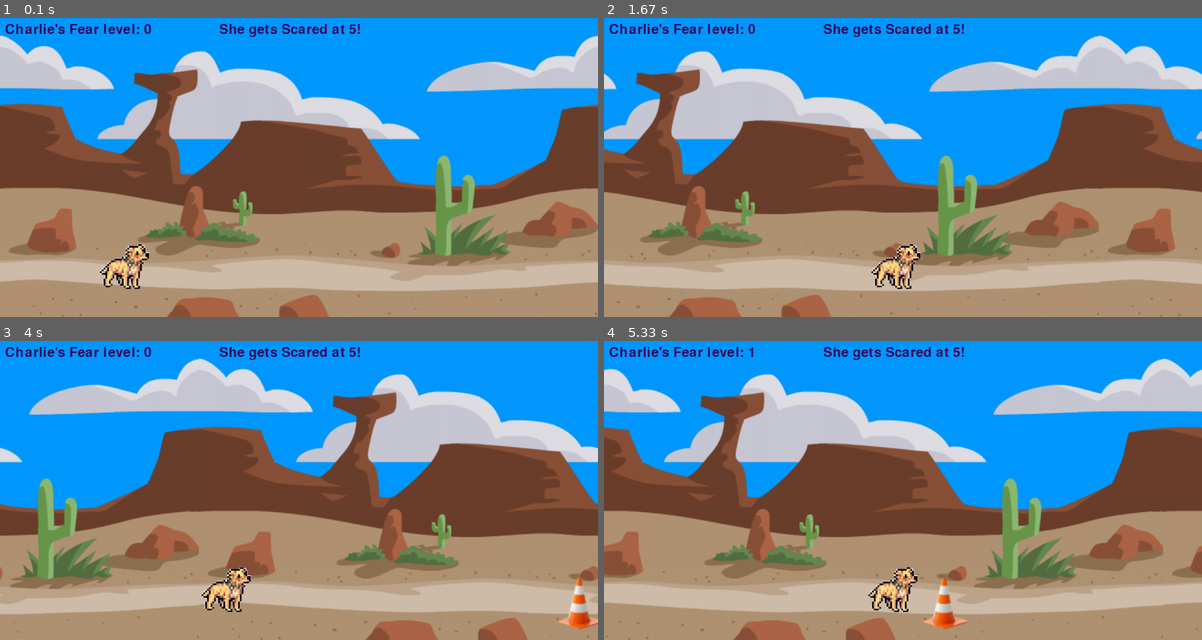
Above: before the commit, frames 1-4 (two rows, left to right).
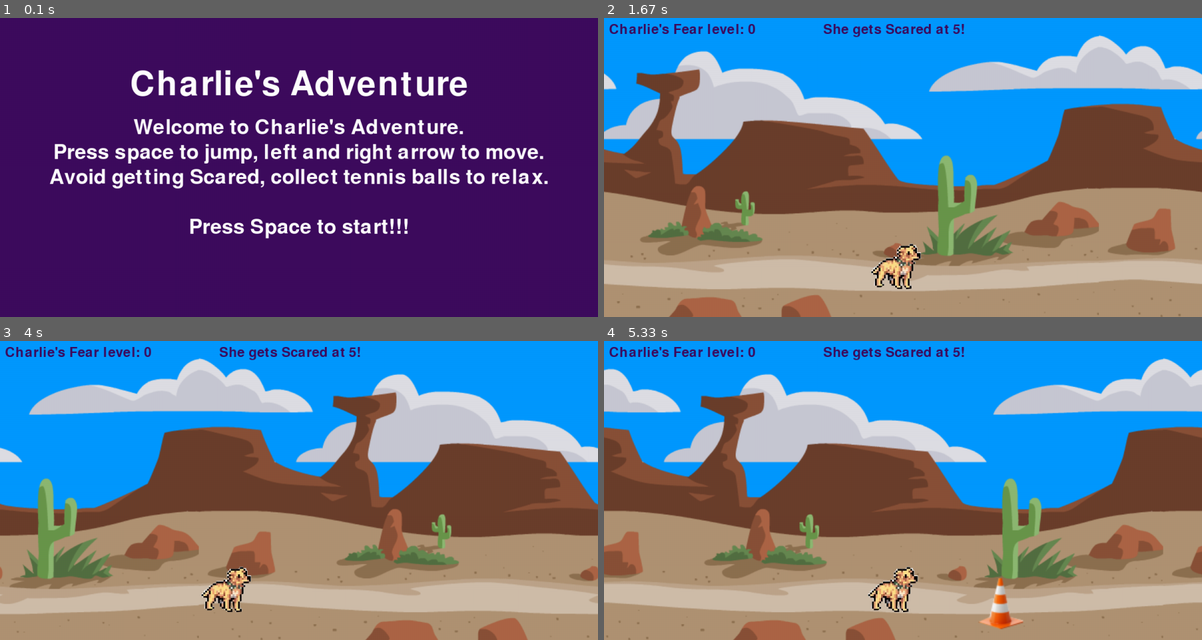
Above: after the commit, the same moments.

Repository: dgunzy/NSCC_PROJECTS
Game: pygame game, started from FinalProjGame/main.py
Same seed, same stepped clock (60 frames per second), same inputs: the game is played once before the commit and once after it.
Inputs:
- Up to frame 1 (0.1 s): no input
- Up to frame 2 (1.67 s): tap Space at 0.33 s; hold Right 0.67-1.13 s; hold Right 1.17-1.63 s
- Up to frame 3 (4 s): hold Left 1.67-2.2 s; hold Left 2.23-2.63 s; hold Right 2.67-3.3 s; hold Left 3.33-3.8 s; hold Right from 3.83 s (still down)
- Up to frame 4 (5.33 s): release Right at 4.3 s; hold Right 4.33-4.8 s; hold Left from 4.83 s (still down)

The runs differ from the first frame. In frame 1, 100% of the frame differs, in the area x 0-100%, y 0-100%; in frame 2, nothing differs; in frame 3, 0.4%; in frame 4, 0.9%.

Commit message:
seperated functions

Diff:
--- a/FinalProjGame/functions.py
+++ b/FinalProjGame/functions.py
@@ -1,22 +1,11 @@
 import pygame as py
 import os as os
-playerposition = py.Rect(200, 450, 100, 90)
-coneposition = py.Rect(1400, 450, 150, 75)
-blenderposition = py.Rect(1400, 420, 150, 75)
-ballposition = py.Rect(1400,200, 60,60)
-pigposition = py.Rect(3000, 450, 200, 128)
-charlie_fear = 0
+import datetime
+import random
 
-jump = True
-jumpcount = 13
-scrollstartx = 0
-scroll = 0
-move = 1200
-gameclock = 0
-itemvel = 4
-immunetimer = 60
-boosttimer = 0
-run = True
+py.font.init()
+clock = py.time.Clock()
+
 WIDTH = 1200
 HEIGHT = 600
 FPS = 60
@@ -24,23 +13,113 @@
 SCREEN = py.display.set_mode((WIDTH, HEIGHT))
 py.display.set_caption("Charlie's Adventure")
 BG = py.image.load(os.path.join('assets',"background.png")).convert()
+PLAYER = py.image.load(os.path.join('assets', 'dog.png'))
+PIG = py.image.load(os.path.join('assets','pig.png'))
+CONE = py.image.load(os.path.join('assets','cone.png'))
+BLENDER = py.image.load(os.path.join('assets','blender.png'))
+BALL = py.image.load(os.path.join('assets','ball.png'))
 
-def control_object(itemvel, timestart, objectposition, object):
-    if gameclock >= timestart:
+CHARLIE_HIT = py.USEREVENT + 1
+CHARLIE_BOOST = py.USEREVENT + 2
+
+FEAR_FONT = py.font.SysFont('comicsans', 40)
+END_FONT = py.font.SysFont('comicsans', 100)
+SCORE_FONT = py.font.SysFont('comicsans', 60)
+WHITE = (255, 255, 255)
+PURPLE = (62, 12, 94)
+scroll = 0
+PURPLE = (62, 12, 94)
+
+
+
+
+def draw_background(playerposition):
+    global scroll
+    for i in range(0,2):
+
+        if playerposition.x > 350:
+            SCREEN.blit(BG, (i * WIDTH + scroll,0))
+
+            scroll -= 3
+
+            if abs(scroll) > WIDTH:
+                scroll = 0
+
+
+        if playerposition.x <= 350:
+            SCREEN.blit(BG, (i * WIDTH + scroll,0))
+
+
+def draw_gamewindow(playerposition, coneposition, blenderposition, ballposition, pigposition, charlie_fear):
+    SCREEN.blit(CONE, (coneposition.x, coneposition.y))
+    SCREEN.blit(BLENDER, (blenderposition.x, blenderposition.y))
+    SCREEN.blit(BALL, (ballposition.x ,ballposition.y))
+    SCREEN.blit(PIG, (pigposition.x, pigposition.y))
+    charlie_fear_text = FEAR_FONT.render("Charlie's Fear level: " + str(charlie_fear) + "                 She gets Scared at 5!", 1, PURPLE )
+    SCREEN.blit(charlie_fear_text, (10, 10))
+    SCREEN.blit(PLAYER, (playerposition.x, playerposition.y))
+
+
+def player_movement(keys_pressed, playerposition):
+    if keys_pressed[py.K_LEFT] and playerposition.x > 0:
+        playerposition.x -= VEL
+    if keys_pressed[py.K_RIGHT] and playerposition.x < 1100:
+            playerposition.x += VEL + 1
+
+
+def object_movement(timestart, gameclock, objectposition, itemvel):
+    if gameclock > timestart:
         objectposition.x -= itemvel
-        screen.blit(object, (objectposition.x, objectposition.y))
-        if objectposition.x <= -2000:
-            objectposition.x = 1400
-def gameover():
+        if objectposition.x < -500:
+            objectposition.x = random.randint(1300, 1700)
+            return objectposition
+        return objectposition
+
+def collision(playerposition, coneposition, blenderposition, pigposition, ballposition, immunetimer, boosttimer):
+    if playerposition.colliderect(coneposition) and immunetimer < 0:
+        py.event.post(py.event.Event(CHARLIE_HIT))
+
+
+    if playerposition.colliderect(blenderposition) and immunetimer < 0:
+        py.event.post(py.event.Event(CHARLIE_HIT))
+
+    if playerposition.colliderect(pigposition) and immunetimer < 0:
+        py.event.post(py.event.Event(CHARLIE_HIT))
+
+    if playerposition.colliderect(ballposition) and boosttimer < 0:
+        py.event.post(py.event.Event(CHARLIE_BOOST))
+def gameover(gameclock):
     game_over_text = END_FONT.render("GAME OVER", 1, WHITE)
     score_text = SCORE_FONT.render("You scored " + str(gameclock//60), 1, WHITE)
-    screen.blit(game_over_text, (WIDTH/2 - game_over_text.get_width()/2, HEIGHT/2 - game_over_text.get_height()/2))
-    screen.blit(score_text, (WIDTH/2 - score_text.get_width()/2, 400))
+    SCREEN.blit(game_over_text, (WIDTH/2 - game_over_text.get_width()/2, HEIGHT/2 - game_over_text.get_height()/2))
+    SCREEN.blit(score_text, (WIDTH/2 - score_text.get_width()/2, 400))
     py.display.update()
+    time = datetime.datetime.now()
     with open("scores.txt", "a") as f:
-                f.write("The score by player is " + str(gameclock//60))
+                f.write("\nThe score by player is " + str(gameclock//60) + str(time))
     py.time.delay(5000)
 
-def draw_gamewindow():
-    SCREEN.blit(BG, (0,0))
-    py.display.update()
+def openingscreen():
+    clock = py.time.Clock()
+    startscreen = py.Rect(0,0,WIDTH, HEIGHT)
+    start_text = END_FONT.render("Charlie's Adventure", 1, WHITE)
+    instructions1 = SCORE_FONT.render("Welcome to Charlie's Adventure.", 1, WHITE)
+    instructions2 = SCORE_FONT.render("Press space to jump, left and right arrow to move.", 1, WHITE)
+    instructions3 = SCORE_FONT.render("Avoid getting Scared, collect tennis balls to relax.", 1, WHITE)
+    begin_text = SCORE_FONT.render("Press Space to start!!!", 1, WHITE)
+    run = True
+    while run:
+        clock.tick(30)
+        for event in py.event.get():
+            if event.type == py.QUIT:
+                py.quit()
+        keys_pressed = py.key.get_pressed()
+        if keys_pressed[py.K_SPACE]:
+            run = False
+        py.draw.rect(SCREEN, PURPLE, startscreen)
+        SCREEN.blit(start_text, (WIDTH/2 - start_text.get_width()/2, 100))
+        SCREEN.blit(instructions1, (WIDTH/2 - instructions1.get_width()/2, 200))
+        SCREEN.blit(instructions2, (WIDTH/2 - instructions2.get_width()/2, 250))
+        SCREEN.blit(instructions3, (WIDTH/2 - instructions3.get_width()/2, 300))
+        SCREEN.blit(begin_text, (WIDTH/2 - begin_text.get_width()/2, 400))
+        py.display.update()
--- a/FinalProjGame/main.py
+++ b/FinalProjGame/main.py
@@ -2,7 +2,7 @@
 import pygame as py
 import os as os
 import datetime
-import math
+import random
 import functions as f
 
 py.font.init()
@@ -27,77 +27,13 @@
 FEAR_FONT = py.font.SysFont('comicsans', 40)
 END_FONT = py.font.SysFont('comicsans', 100)
 SCORE_FONT = py.font.SysFont('comicsans', 60)
-WHITE = (0, 0, 0)
+WHITE = (255, 255, 255)
+PURPLE = (62, 12, 94)
+scroll = 0
 PURPLE = (62, 12, 94)
 scroll = 0
 
 
-
-def draw_background(playerposition):
-    global scroll
-    for i in range(0,2):
-
-        if playerposition.x > 350:
-            SCREEN.blit(BG, (i * WIDTH + scroll,0))
-
-            scroll -= 3
-
-            if abs(scroll) > WIDTH:
-                scroll = 0
-
-
-        if playerposition.x <= 350:
-            SCREEN.blit(BG, (i * WIDTH + scroll,0))
-
-
-def draw_gamewindow(playerposition, coneposition, blenderposition, ballposition, pigposition, charlie_fear):
-    SCREEN.blit(CONE, (coneposition.x, coneposition.y))
-    SCREEN.blit(BLENDER, (blenderposition.x, blenderposition.y))
-    SCREEN.blit(BALL, (ballposition.x ,ballposition.y))
-    SCREEN.blit(PIG, (pigposition.x, pigposition.y))
-    charlie_fear_text = FEAR_FONT.render("Charlie's Fear level: " + str(charlie_fear) + "                 She gets Scared at 5!", 1, PURPLE )
-    SCREEN.blit(charlie_fear_text, (10, 10))
-    SCREEN.blit(PLAYER, (playerposition.x, playerposition.y))
-
-
-def player_movement(keys_pressed, playerposition):
-    if keys_pressed[py.K_LEFT] and playerposition.x > 0:
-        playerposition.x -= VEL
-    if keys_pressed[py.K_RIGHT] and playerposition.x < 1100:
-            playerposition.x += VEL + 1
-
-
-def object_movement(timestart, gameclock, objectposition, itemvel):
-    if gameclock > timestart:
-        objectposition.x -= itemvel
-        if objectposition.x < -500:
-            objectposition.x = 1400
-            return objectposition
-        return objectposition
-
-def collision(playerposition, coneposition, blenderposition, pigposition, ballposition, immunetimer, boosttimer):
-    if playerposition.colliderect(coneposition) and immunetimer < 0:
-        py.event.post(py.event.Event(CHARLIE_HIT))
-
-
-    if playerposition.colliderect(blenderposition) and immunetimer < 0:
-        py.event.post(py.event.Event(CHARLIE_HIT))
-
-    if playerposition.colliderect(pigposition) and immunetimer < 0:
-        py.event.post(py.event.Event(CHARLIE_HIT))
-
-    if playerposition.colliderect(ballposition) and boosttimer < 0:
-        py.event.post(py.event.Event(CHARLIE_BOOST))
-def gameover(gameclock):
-    game_over_text = END_FONT.render("GAME OVER", 1, WHITE)
-    score_text = SCORE_FONT.render("You scored " + str(gameclock//60), 1, WHITE)
-    SCREEN.blit(game_over_text, (WIDTH/2 - game_over_text.get_width()/2, HEIGHT/2 - game_over_text.get_height()/2))
-    SCREEN.blit(score_text, (WIDTH/2 - score_text.get_width()/2, 400))
-    py.display.update()
-    time = datetime.datetime.now()
-    with open("scores.txt", "a") as f:
-                f.write("\nThe score by player is " + str(gameclock//60) + str(time))
-    py.time.delay(5000)
 
 
 def main():
@@ -110,19 +46,20 @@
     immunetimer = 0
     boosttimer = 0
     gameclock = 0
-    scroll = 0
+
     charlie_fear = 0
     jumpcount = 13
     itemvel = 0
     jump = False
     run= True
+    f.openingscreen()
 
     while run:
         clock.tick(FPS)
         gameclock += 1
         immunetimer -= 1
         boosttimer -= 1
-        itemvel = int(gameclock / 400) + 6
+        itemvel = int(gameclock / 300) + 6
         for event in py.event.get():
             if event.type == py.QUIT:
                 run = False
@@ -134,7 +71,7 @@
                 boosttimer = 60
                 ballposition.x = 2000
         keys_pressed = py.key.get_pressed()
-        player_movement(keys_pressed, playerposition)
+        f.player_movement(keys_pressed, playerposition)
         if not(jump):
             if keys_pressed[py.K_SPACE]:
                 jump = True
@@ -148,17 +85,17 @@
                     jumpcount = 13
                     jump = False
                     playerposition.y = 450
-        object_movement(200, gameclock, coneposition, itemvel)
-        object_movement(350, gameclock, blenderposition, itemvel)
-        object_movement(450, gameclock, ballposition, itemvel)
-        object_movement(600, gameclock, pigposition, itemvel)
+        f.object_movement(200, gameclock, coneposition, itemvel)
+        f.object_movement(350, gameclock, blenderposition, itemvel)
+        f.object_movement(450, gameclock, ballposition, itemvel)
+        f.object_movement(1111, gameclock, pigposition, itemvel)
 
-        collision(playerposition, coneposition, blenderposition, pigposition, ballposition, immunetimer, boosttimer)
+        f.collision(playerposition, coneposition, blenderposition, pigposition, ballposition, immunetimer, boosttimer)
         if charlie_fear == 5:
-            gameover(gameclock)
+            f.gameover(gameclock)
             run = False
-        draw_background(playerposition)
-        draw_gamewindow(playerposition, coneposition, blenderposition, ballposition, pigposition, charlie_fear)
+        f.draw_background(playerposition)
+        f.draw_gamewindow(playerposition, coneposition, blenderposition, ballposition, pigposition, charlie_fear)
         py.display.update()
     if run == False:
             py.quit()
--- a/FinalProjGame/mainbroken.py
+++ /dev/null
@@ -1,209 +0,0 @@
-#!/usr/bin/python3
-import pygame as py
-import os as os
-
-import datetime
-
-py.font.init()
-py.mixer.init()
-py.display.init()
-clock = py.time.Clock()
-
-
-
-WIDTH = 1200
-HEIGHT = 600
-FPS = 60
-VEL = 5
-# itemvel = 3
-
-
-SCREEN = py.display.set_mode((WIDTH, HEIGHT))
-py.display.set_caption("Charlie's Adventure")
-
-
-BG = py.image.load(os.path.join('assets',"background.png")).convert()
-
-WHITE = (0, 0, 0)
-PLAYER = py.image.load(os.path.join('assets', 'dog.png'))
-PIG = py.image.load(os.path.join('assets','pig.png'))
-CONE = py.image.load(os.path.join('assets','cone.png'))
-BLENDER = py.image.load(os.path.join('assets','blender.png'))
-BALL = py.image.load(os.path.join('assets','ball.png'))
-
-CHARLIE_HIT = py.USEREVENT + 1
-CHARLIE_BOOST = py.USEREVENT + 2
-FEAR_FONT = py.font.SysFont('comicsans', 40)
-END_FONT = py.font.SysFont('comicsans', 100)
-SCORE_FONT = py.font.SysFont('comicsans', 60)
-PURPLE = (62, 12, 94)
-
-
-# playerposition = py.Rect(200, 450, 100, 90)
-# coneposition = py.Rect(1400, 450, 150, 75)
-# blenderposition = py.Rect(1400, 420, 150, 75)
-# ballposition = py.Rect(1400,200, 60,60)
-# pigposition = py.Rect(3000, 450, 200, 128)
-# charlie_fear = 0
-
-# jump = True
-# jumpcount = 13
-# scrollstartx = 0
-# scroll = 0
-# move = 1200
-# gameclock = 0
-# itemvel = 4
-# immunetimer = 60
-# boosttimer = 0
-# run = True
-# playerposition = py.Rect(200, 450, 100, 90)
-# coneposition = py.Rect(1400, 450, 150, 75)
-# blenderposition = py.Rect(1400, 420, 150, 75)
-# ballposition = py.Rect(1400,200, 60,60)
-# pigposition = py.Rect(3000, 450, 200, 128)
-# charlie_fear = 0
-
-# jump = True
-# jumpcount = 13
-# scrollstartx = 0
-# scroll = 0
-# move = 1200
-# gameclock = 0
-# itemvel = 4
-# immunetimer = 60
-# boosttimer = 0
-# run = True
-# itemvel = 3
-def control_object(gameclock, itemvel, timestart, objectposition, object):
-    if gameclock >= timestart:
-        objectposition.x -= itemvel
-        SCREEN.blit(object, (objectposition.x, objectposition.y))
-        if objectposition.x <= -2000:
-            objectposition.x = 1400
-def gameover(gameclock):
-    game_over_text = END_FONT.render("GAME OVER", 1, WHITE)
-    score_text = SCORE_FONT.render("You scored " + str(gameclock//60), 1, WHITE)
-    SCREEN.blit(game_over_text, (WIDTH/2 - game_over_text.get_width()/2, HEIGHT/2 - game_over_text.get_height()/2))
-    SCREEN.blit(score_text, (WIDTH/2 - score_text.get_width()/2, 400))
-    py.display.update()
-    time = datetime.datetime.now()
-    with open("scores.txt", "a") as f:
-                f.write("\nThe score by player is " + str(gameclock//60) + str(time))
-    py.time.delay(5000)
-
-
-def main():
-    playerposition = py.Rect(200, 450, 100, 90)
-    coneposition = py.Rect(1400, 450, 150, 75)
-    blenderposition = py.Rect(1400, 420, 150, 75)
-    ballposition = py.Rect(1400,200, 60,60)
-    pigposition = py.Rect(3000, 450, 200, 128)
-    charlie_fear = 0
-
-    jump = True
-    jumpcount = 13
-
-    scroll = 0
-
-    gameclock = 0
-    itemvel = 4
-    immunetimer = 60
-    boosttimer = 0
-    run = True
-    itemvel = 3
-
-    while run:
-        clock.tick(FPS)
-        gameclock += 1
-        immunetimer -= 1
-        boosttimer -= 1
-        itemvel = int((gameclock / 700) + 5)
-
-        if playerposition.colliderect(coneposition) and immunetimer < 0:
-            py.event.post(py.event.Event(CHARLIE_HIT))
-            immunetimer = 60
-        if playerposition.colliderect(blenderposition) and immunetimer < 0:
-            py.event.post(py.event.Event(CHARLIE_HIT))
-            immunetimer = 60
-        if playerposition.colliderect(pigposition) and immunetimer < 0:
-            py.event.post(py.event.Event(CHARLIE_HIT))
-            immunetimer = 60
-        if playerposition.colliderect(ballposition) and boosttimer < 0:
-            py.event.post(py.event.Event(CHARLIE_BOOST))
-
-            boosttimer = 300
-        if charlie_fear <= 0:
-            charlie_fear = 0
-
-        for event in py.event.get():
-            if event.type == py.QUIT:
-                run = False
-
-            if event.type == CHARLIE_HIT:
-                charlie_fear += 1
-            if event.type == CHARLIE_BOOST:
-                charlie_fear -= 1
-                ballposition.x = 2000
-
-        keys_pressed = py.key.get_pressed()
-        if keys_pressed[py.K_LEFT] and playerposition.x > 0: #and red.x - VEL > BORDER.x + BORDER.width: #LEFT
-            playerposition.x -= VEL
-        if keys_pressed[py.K_RIGHT] and playerposition.x < 1150:
-            playerposition.x += VEL + 1
-
-        for i in range(0,2):
-
-            if playerposition.x > 350:
-                SCREEN.blit(BG, (i * WIDTH + scroll,0))
-
-                scroll -= 3
-                if abs(scroll) > WIDTH:
-                    scroll = 0
-
-            if playerposition.x <= 350:
-                SCREEN.blit(BG, (i * WIDTH + scroll,0))
-
-
-
-
-        if not(jump):
-
-            if keys_pressed[py.K_SPACE]:
-                jump = True
-        if jump == True:
-            if jumpcount >= -13:
-                playerposition.y -=(jumpcount *abs(jumpcount)) * 0.5
-                jumpcount -= 1
-            else:
-                jumpcount = 13
-                jump = False
-                playerposition.y = 450
-        SCREEN.blit(PLAYER, (playerposition.x, playerposition.y))
-        charlie_fear_text = FEAR_FONT.render("Charlie's Fear level: " + str(charlie_fear) + "                 She gets Scared at 5!", 1, PURPLE )
-        SCREEN.blit(charlie_fear_text, (10, 10))
-
-        control_object(gameclock, itemvel, 197,coneposition,CONE)
-        if boosttimer <= 0:
-            control_object(gameclock, itemvel, 677,ballposition,BALL)
-
-        control_object(gameclock, itemvel, 487,blenderposition,BLENDER)
-        control_object(gameclock, itemvel, 733,coneposition,CONE)
-        control_object(gameclock, itemvel, 823,blenderposition,BLENDER)
-        control_object(gameclock, itemvel, 500, pigposition, PIG)
-
-        if charlie_fear >= 5:
-            gameover(gameclock)
-            break
-        py.display.update()
-        if run == False:
-            py.quit()
-
-
-        if charlie_fear >= 5:
-            gameover()
-            break
-        py.display.update()
-        if run == False:
-            py.quit()
-
-main()
--- /dev/null
+++ b/FinalProjGame/scores.txt
@@ -0,0 +1,4 @@
+
+The score by player is 112022-11-27 12:55:53.703572
+The score by player is 92022-11-27 12:58:29.487904
+The score by player is 102022-11-27 13:08:32.843829
